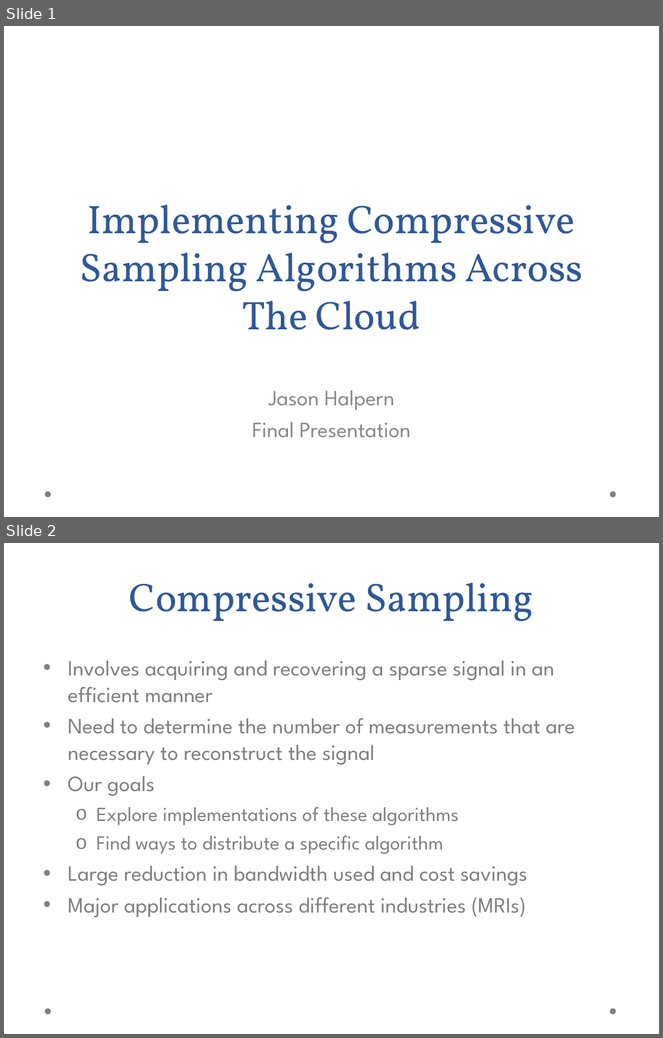
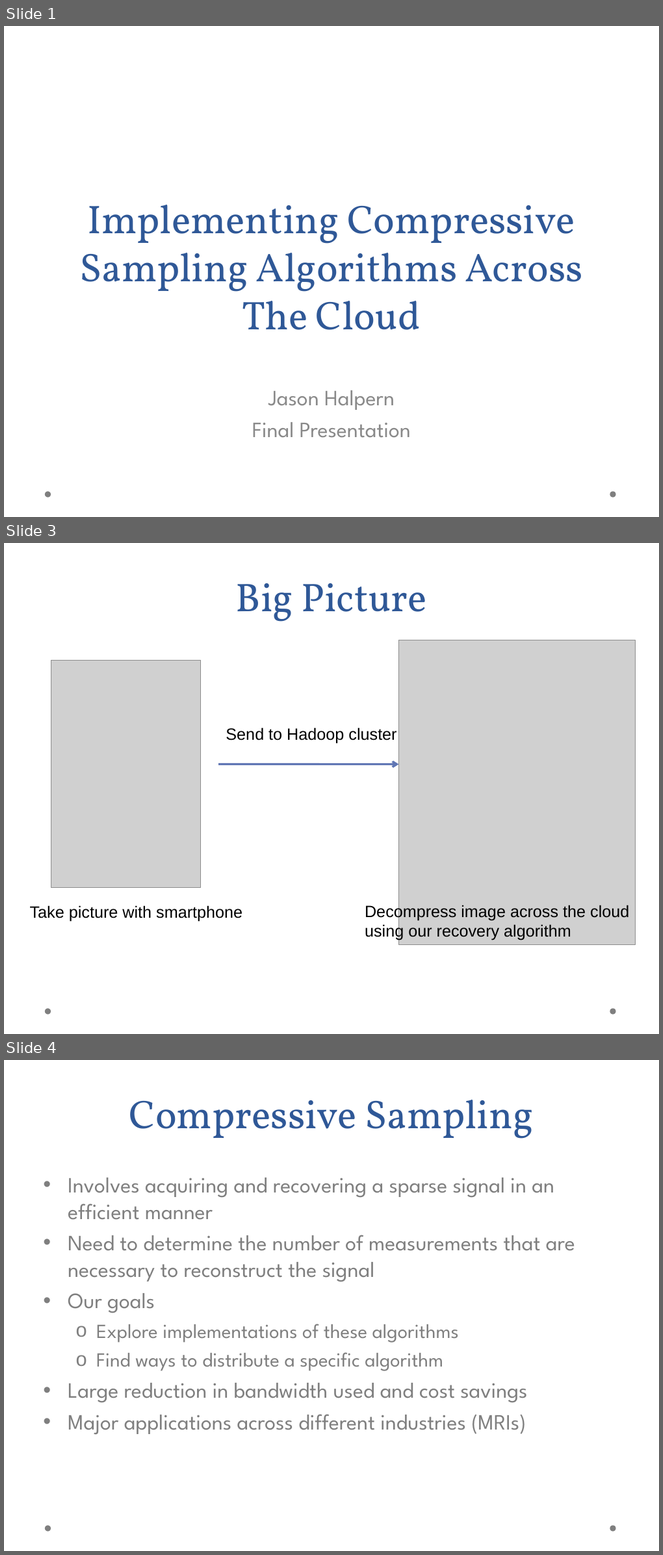
Before and after one commit to jasonrhalpern/CompressiveSensing, a slide deck: docs/presentation/final_presentation.ppt. Shown one above the other, each under a label of ours: slides 1 and 2 before the commit, slides 1, 3 and 4 after it; the slides between them are not shown. The pictures are 663x1038 and 663x1555 pixels, drawn with LibreOffice and Linux fonts; fonts in the diff are those of the drawing; grey boxes stand for pictures; background and template pictures are left out. Boxes give left, top, right and bottom in pixels: in the first picture for what was removed or moved away, otherwise in the second. Text is boxed around its words. In the diff, an @@ line names an element or a change of style, - is before the commit and + after.

```diff
--- a/docs/presentation/final_presentation.ppt
+++ b/docs/presentation/final_presentation.ppt
@@ slide 3 added at (4,543,659,1034), background picture (left out); not listed: 2 template elements that a slide beside it also shows @@
@@ title added at (236,583,427,622), 44 pt, text #2F5897 @@
+Big Picture
@@ picture added at (399,640,636,945) @@
@@ picture added at (51,660,200,887) @@
@@ text added at (226,728,397,744), 18 pt, text #000000 @@
+Send to Hadoop cluster
@@ arrow added from (218, 765) to (399, 765), #6076B4 2.24 pt @@
@@ text added at (30,906,243,922), 18 pt, text #000000 @@
+Take picture with smartphone
@@ text added at (365,904,629,941), 18 pt, text #000000 @@
+Decompress image across the cloud
+using our recovery algorithm
@@ what was slide 2 is now slide 4 @@
```
Also in this commit, not shown: 2 slides changed, 3 other slides added.
